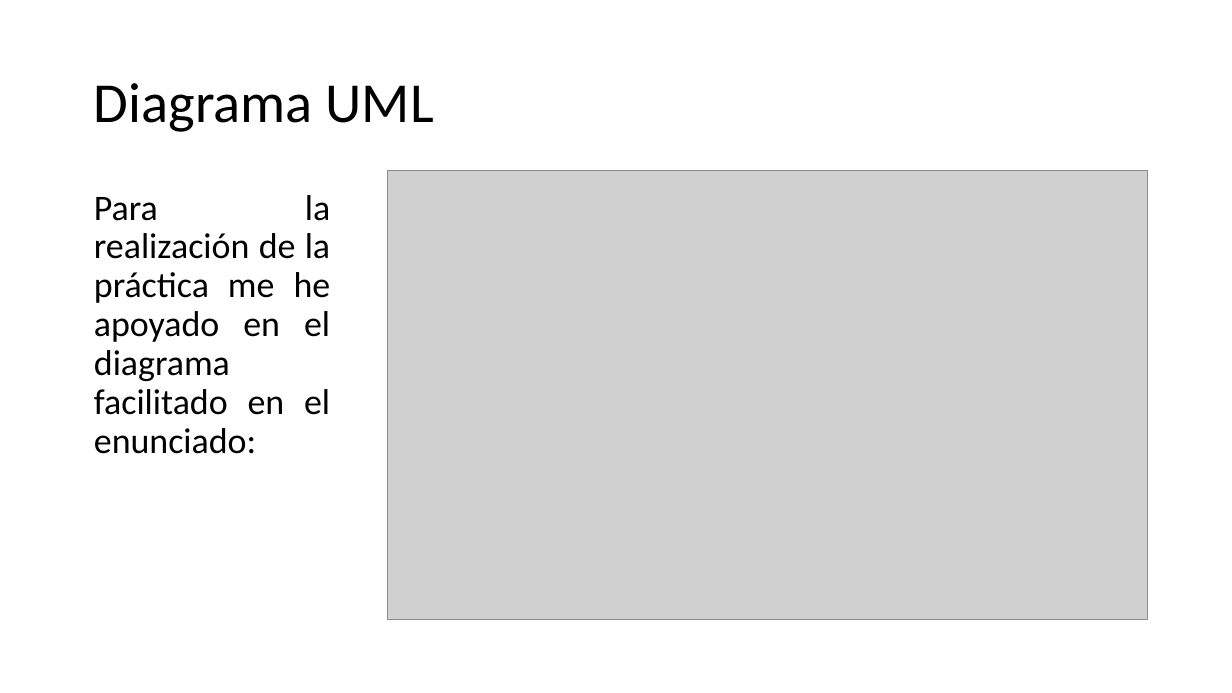
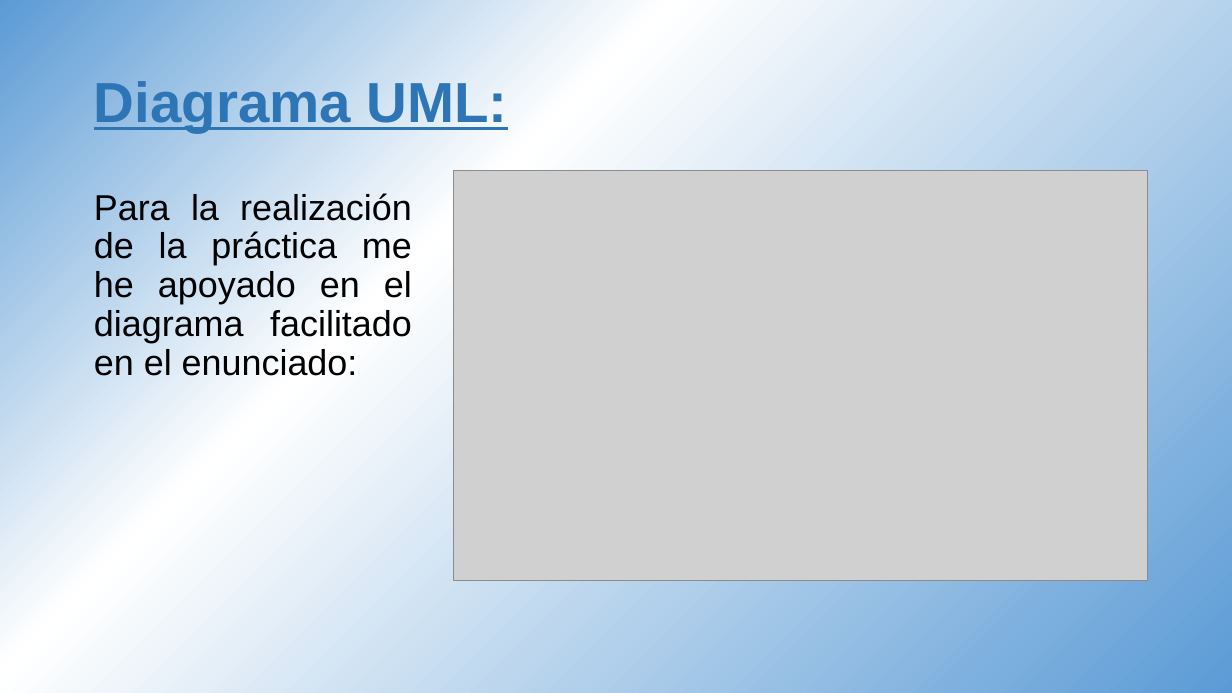
Before and after one commit to IhoFenixMFS/pracPOOjun18, a slide deck: slide 4 of poo.pptx. Drawn at 1232x693 pixels with LibreOffice and Linux fonts; fonts in the diff are those of the drawing; grey boxes stand for pictures. Boxes give left, top, right and bottom in pixels: in the first picture for what was removed or moved away, otherwise in the second. Text is boxed around its words. In the diff, an @@ line names an element or a change of style, - is before the commit and + after.

```diff
--- a/poo.pptx
+++ b/poo.pptx
@@ background #FFFFFF to gradient #5B9BD5 to #FFFFFF @@
@@ title at <box>94,77,508,132</box>: text changed; font Calibri to Arial; text colour #000000 to #2E75B6; bold on @@
-Diagrama UML
+Diagrama UML:
@@ picture: place and size @@
-picture at <box>387,171,1148,619</box>
+picture at <box>454,171,1148,580</box>
@@ text "Para la realización de la ..." at <box>94,193,412,376</box>: font Calibri to Arial @@
```
Also in this commit, not shown: 11 other slides changed, 2 slides added, 1 slide removed.
